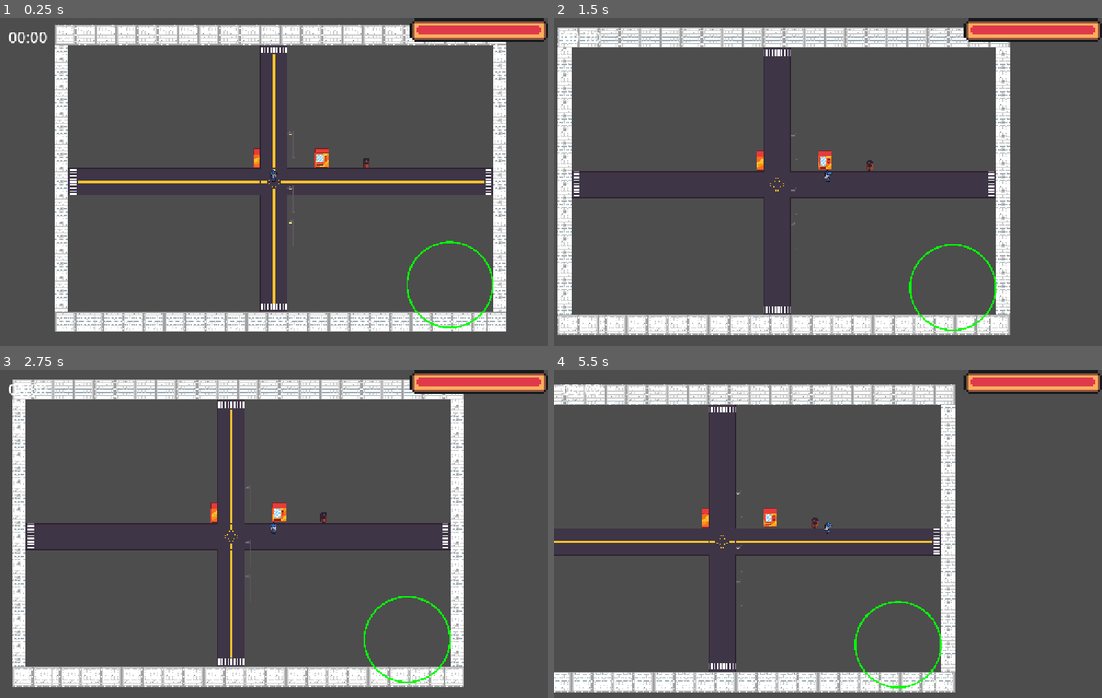
Above: before the commit, frames 1-4 (two rows, left to right).
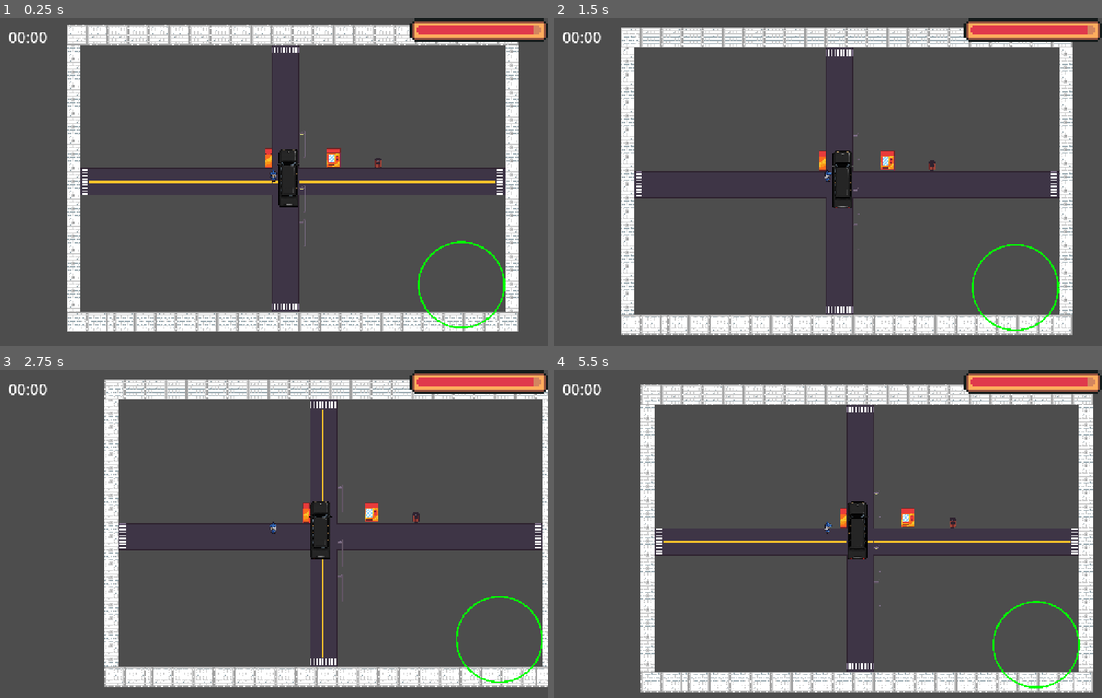
Above: after the commit, the same moments.

Repository: leobragaa/carnaval-game-godot
Game: Godot game, scene res://scenes/game_process.tscn
Two runs of this game, one before a commit and one after it. Both use one fixed random seed, a clock stepped at 60 frames per second and the inputs below. The engine's default icon, where the game draws it, is replaced by a stand-in: a white triangle on a blue panel in a dark square.
Inputs:
- Up to frame 1 (0.25 s): no input
- Up to frame 2 (1.5 s): tap Enter (ui_accept) at 0.5, 0.6, 0.77, 1.07 s; hold Right (ui_right) from 0.53 s (still down); tap W (top) at 1.35 s
- Up to frame 3 (2.75 s): tap Enter (ui_accept) at 1.52, 1.55, 1.82, 2.1 s; release Right (ui_right) at 2.03 s; hold Left (ui_left) from 2.03 s (still down)
- Up to frame 4 (5.5 s): release Left (ui_left) at 2.78 s; hold Right (ui_right) 2.78-4.28 s; tap W (top) at 2.85, 4.35 s; tap Enter (ui_accept) at 3.02, 3.05, 3.32, 3.6, 3.77, 4.07, 4.52, 4.55, 4.82, 5.1 s; hold Left (ui_left) 4.28-5.03 s; hold Right (ui_right) from 5.03 s (still down)

The runs differ from the first frame. In frame 1, 14% of the frame differs, in the area x 10-99%, y 2-96%; in frame 2, 16%; in frame 3, 16%; in frame 4, 17%, in the area x 0-99%, y 2-99%.

Commit message:
feat: inimigo personagem realizando dano

Diff:
--- /dev/null
+++ b/entities/canvas_layer.tscn
@@ -0,0 +1,34 @@
+[gd_scene format=3 uid="uid://dvx2l2i3xe2vv"]
+
+[ext_resource type="Script" uid="uid://dxsjmltej5mfc" path="res://scripts/canvas_layer.gd" id="1_q8q3r"]
+
+[node name="CanvasLayer" type="CanvasLayer" unique_id=1012614410]
+script = ExtResource("1_q8q3r")
+
+[node name="Control" type="Control" parent="." unique_id=81366353]
+layout_mode = 3
+anchors_preset = 15
+anchor_right = 1.0
+anchor_bottom = 1.0
+grow_horizontal = 2
+grow_vertical = 2
+
+[node name="ColorRect" type="ColorRect" parent="Control" unique_id=1714056078]
+z_index = 100
+layout_mode = 0
+offset_right = 40.0
+offset_bottom = 40.0
+color = Color(0.099985994, 0.099985994, 0.099985994, 1)
+
+[node name="Panel" type="Panel" parent="Control" unique_id=838951739]
+layout_mode = 0
+offset_right = 40.0
+offset_bottom = 40.0
+
+[node name="VBoxContainer" type="VBoxContainer" parent="Control/Panel" unique_id=1386039921]
+layout_mode = 0
+offset_right = 40.0
+offset_bottom = 40.0
+
+[node name="Button" type="Button" parent="Control/Panel/VBoxContainer" unique_id=1421446294]
+layout_mode = 2
--- a/entities/inimigo.tscn
+++ b/entities/inimigo.tscn
@@ -5,6 +5,9 @@
 
 [sub_resource type="RectangleShape2D" id="RectangleShape2D_mgh3t"]
 size = Vector2(51, 135)
+
+[sub_resource type="RectangleShape2D" id="RectangleShape2D_dc5j5"]
+size = Vector2(51, 137)
 
 [node name="inimigo" type="CharacterBody2D" unique_id=1727237677]
 script = ExtResource("1_dc5j5")
@@ -21,3 +24,9 @@
 debug_color = Color(0.9989901, 0, 0.13958329, 0.41960785)
 
 [node name="AnimationPlayer" type="AnimationPlayer" parent="." unique_id=1808061280]
+
+[node name="Area2D" type="Area2D" parent="." unique_id=901162020]
+
+[node name="CollisionShape2D" type="CollisionShape2D" parent="Area2D" unique_id=1004229208]
+position = Vector2(3.5, -9.5)
+shape = SubResource("RectangleShape2D_dc5j5")
--- /dev/null
+++ b/entities/invocador.tscn
@@ -0,0 +1,8 @@
+[gd_scene format=3 uid="uid://ctbvcrdfelfw3"]
+
+[ext_resource type="Script" uid="uid://cb45eig2qn2lo" path="res://scripts/invocador.gd" id="1_r4wg5"]
+
+[node name="Invocador" type="Node2D" unique_id=247537901]
+script = ExtResource("1_r4wg5")
+
+[node name="Timer" type="Timer" parent="." unique_id=1636977624]
--- a/scenes/game_process.tscn
+++ b/scenes/game_process.tscn
@@ -1,14 +1,19 @@
 [gd_scene format=3 uid="uid://cj516cp1qe8wm"]
 
 [ext_resource type="PackedScene" uid="uid://bud5t8gpthpba" path="res://scenes/tarreno.tscn" id="1_6jnn5"]
+[ext_resource type="Script" uid="uid://cf5tcnvdixs80" path="res://scripts/game_process.gd" id="1_mhf73"]
 [ext_resource type="PackedScene" uid="uid://citcqe477jrqu" path="res://entities/player.tscn" id="2_13nf1"]
 [ext_resource type="PackedScene" uid="uid://m477d8plor6e" path="res://entities/camera_2d.tscn" id="3_13nf1"]
 [ext_resource type="PackedScene" uid="uid://b8sv3swd3jlhw" path="res://entities/health_bar.tscn" id="4_ia6rr"]
 [ext_resource type="PackedScene" uid="uid://bmgwt5b70bsv2" path="res://entities/area_2d.tscn" id="5_wt5pr"]
 [ext_resource type="PackedScene" uid="uid://bi4k00u554byd" path="res://entities/tempo_zona.tscn" id="6_wt5pr"]
 [ext_resource type="PackedScene" uid="uid://byim3ejqya6mv" path="res://entities/node_2d.tscn" id="7_dkog2"]
+[ext_resource type="PackedScene" uid="uid://c00t1sldrhnv8" path="res://entities/inimigo.tscn" id="8_xwdmb"]
+[ext_resource type="PackedScene" uid="uid://ctbvcrdfelfw3" path="res://entities/invocador.tscn" id="9_inu7s"]
+[ext_resource type="PackedScene" uid="uid://dvx2l2i3xe2vv" path="res://entities/canvas_layer.tscn" id="11_0qvmp"]
 
-[node name="GameProcess" type="Node2D" unique_id=1847351954 groups=["Player"]]
+[node name="GameProcess" type="Node2D" unique_id=1847351954 groups=["Player", "inimigos"]]
+script = ExtResource("1_mhf73")
 
 [node name="Tarreno" parent="." unique_id=86263665 instance=ExtResource("1_6jnn5")]
 
@@ -21,6 +26,12 @@
 
 [node name="Area2D" parent="." unique_id=1299931411 instance=ExtResource("5_wt5pr")]
 
+[node name="inimigo" parent="." unique_id=1727237677 instance=ExtResource("8_xwdmb")]
+
+[node name="Invocador" parent="." unique_id=247537901 instance=ExtResource("9_inu7s")]
+
 [node name="CanvasLayer" parent="." unique_id=1113504016 groups=["Player"] instance=ExtResource("6_wt5pr")]
 
 [node name="Node2D" parent="." unique_id=1846152089 instance=ExtResource("7_dkog2")]
+
+[node name="CanvasLayer2" parent="." unique_id=1012614410 instance=ExtResource("11_0qvmp")]
--- a/scripts/base_characte.gd
+++ b/scripts/base_characte.gd
@@ -28,7 +28,9 @@
 	health = max_health
 	health_changed.emit(health, max_health)
 
-func _physics_process(_delta: float) -> void:
+func _physics_process(delta: float) -> void:
+	if _tempo_invunerabilidade > 0:
+		_tempo_invunerabilidade -= delta
 	_move()
 	_animate()
 
@@ -65,17 +67,25 @@
 			_animation.play("run_up")
 			_idle_direction = "idle_up"
 
+
 func take_damage(amount: int) -> void:
 	if _is_dead:
 		return
+
 	if _tempo_invunerabilidade > 0:
 		return
 
 	health -= amount
 	health = clampi(health, 0, max_health)
 
-	_tempo_invunerabilidade = _tempo_invunerabilidade
+	_tempo_invunerabilidade = _tempo_invulnerabilidade
+
 	healthChanged()
+
+	print("Vida atual: ", health)
+
+	if health <= 0:
+		morte()
 
 func morte() -> void:
 	if _is_dead:
--- /dev/null
+++ b/scripts/canvas_layer.gd
@@ -0,0 +1,46 @@
+extends CanvasLayer
+
+func _ready() -> void:
+	process_mode = Node.PROCESS_MODE_ALWAYS
+
+	# Fundo da tela
+	var fundo = ColorRect.new()
+	fundo.color = Color(0, 0, 0, 0.8)
+	fundo.set_anchors_and_offsets_preset(Control.PRESET_FULL_RECT)
+	add_child(fundo)
+
+	# Centralizador
+	var centro = CenterContainer.new()
+	centro.set_anchors_and_offsets_preset(Control.PRESET_FULL_RECT)
+	fundo.add_child(centro)
+
+	# Painel
+	var painel = VBoxContainer.new()
+	painel.add_theme_constant_override("separation", 20)
+	centro.add_child(painel)
+
+	# Texto
+	var mensagem = Label.new()
+	mensagem.text = "VOCE MORREU!"
+	mensagem.add_theme_font_size_override("font_size", 40)
+	mensagem.add_theme_color_override("font_color", Color.WHITE)
+	mensagem.horizontal_alignment = HORIZONTAL_ALIGNMENT_CENTER
+	painel.add_child(mensagem)
+
+	# Botão
+	var botao = Button.new()
+	botao.text = "REINICIAR"
+	botao.custom_minimum_size = Vector2(200, 60)
+	botao.add_theme_font_size_override("font_size", 24)
+	painel.add_child(botao)
+
+	botao.pressed.connect(reiniciar_jogo)
+	hide()
+
+func mostrar() -> void:
+	get_tree().paused = true
+	show()
+
+func reiniciar_jogo() -> void:
+	get_tree().paused = false
+	get_tree().reload_current_scene()
--- /dev/null
+++ b/scripts/game_process.gd
@@ -0,0 +1,7 @@
+extends Node2D
+
+@onready var player = $Player
+@onready var game_over = $CanvasLayer2
+
+func _ready() -> void:
+	player.caracter_died.connect(game_over.mostrar)
--- a/scripts/inimigo.gd
+++ b/scripts/inimigo.gd
@@ -1,25 +1,43 @@
+
 extends CharacterBody2D
 
+@export var velocidade := 100.0
+@export var dano := 10
+@export var intervalo_ataque := 3.0
 
-const SPEED = 300.0
-const JUMP_VELOCITY = -400.0
+var jogador: Node2D
+var pode_atacar := true
+
+@onready var area_ataque: Area2D = $Area2D
 
 
-func _physics_process(delta: float) -> void:
-	# Add the gravity.
-	if not is_on_floor():
-		velocity += get_gravity() * delta
+func _ready() -> void:
+	add_to_group("inimigos")
+	jogador = get_tree().get_first_node_in_group("player")
 
-	# Handle jump.
-	if Input.is_action_just_pressed("ui_accept") and is_on_floor():
-		velocity.y = JUMP_VELOCITY
 
-	# Get the input direction and handle the movement/deceleration.
-	# As good practice, you should replace UI actions with custom gameplay actions.
-	var direction := Input.get_axis("ui_left", "ui_right")
-	if direction:
-		velocity.x = direction * SPEED
-	else:
-		velocity.x = move_toward(velocity.x, 0, SPEED)
+func _physics_process(_delta: float) -> void:
+	if jogador == null:
+		return
 
+	var direcao = global_position.direction_to(jogador.global_position)
+
+	velocity = direcao * velocidade
 	move_and_slide()
+
+	if area_ataque.overlaps_body(jogador):
+		atacar()
+
+
+func atacar() -> void:
+	if not pode_atacar:
+		return
+
+	if jogador.has_method("take_damage"):
+		jogador.take_damage(dano)
+
+		pode_atacar = false
+
+		await get_tree().create_timer(intervalo_ataque).timeout
+
+		pode_atacar = true
--- /dev/null
+++ b/scripts/invocador.gd
@@ -0,0 +1,29 @@
+extends Node2D
+
+@export var cena_inimigo: PackedScene
+@export var limite_inimigos := 5
+
+@export var largura_mapa := 2000.0
+@export var altura_mapa := 1200.0
+
+@onready var timer: Timer = $Timer
+
+
+func _ready() -> void:
+	timer.timeout.connect(invocar_inimigo)
+
+
+func invocar_inimigo() -> void:
+	var inimigos = get_tree().get_nodes_in_group("inimigos")
+
+	if inimigos.size() >= limite_inimigos:
+		return
+
+	var inimigo = cena_inimigo.instantiate()
+
+	get_parent().add_child(inimigo)
+
+	inimigo.global_position = Vector2(
+		randf_range(0, largura_mapa),
+		randf_range(0, altura_mapa)
+	)
Not shown, added: scripts/canvas_layer.gd.uid
Not shown, added: scripts/game_process.gd.uid
Not shown, added: scripts/invocador.gd.uid
